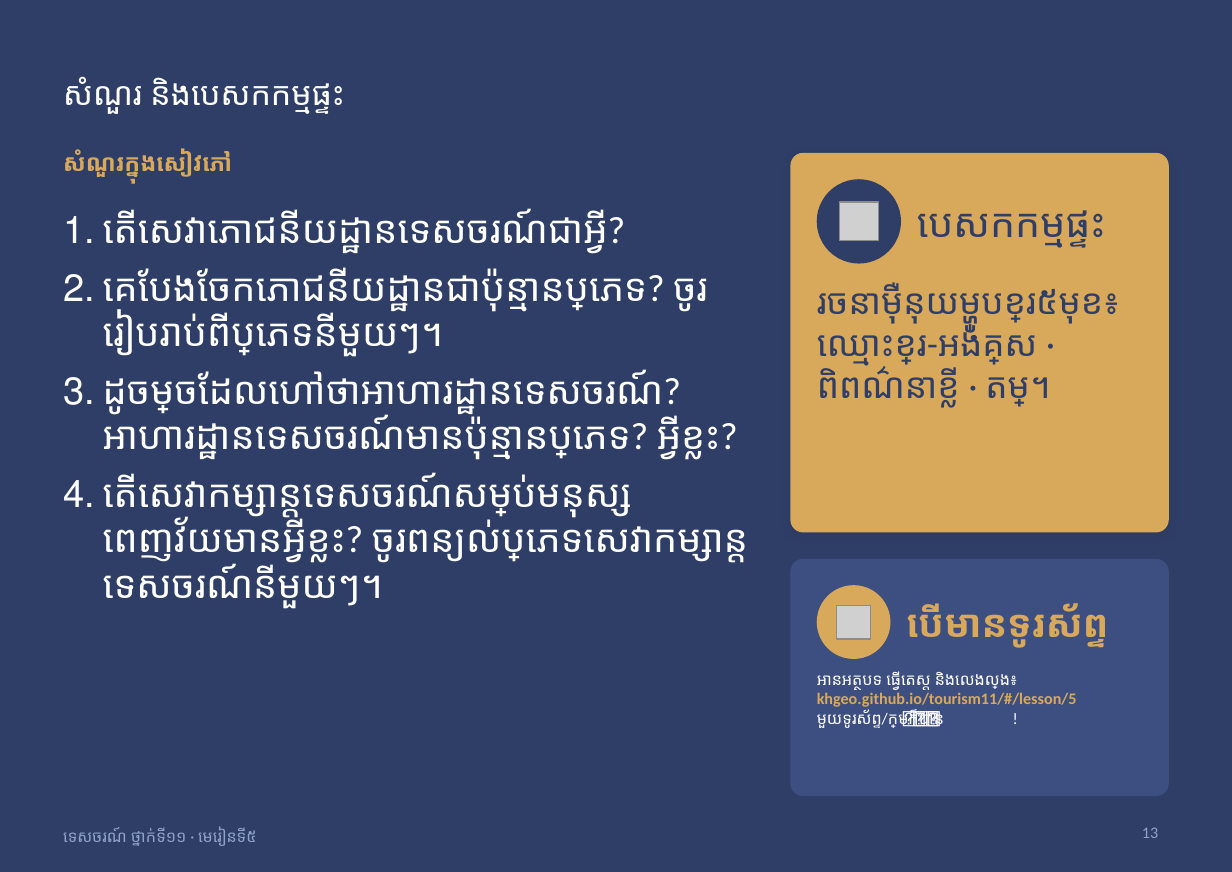
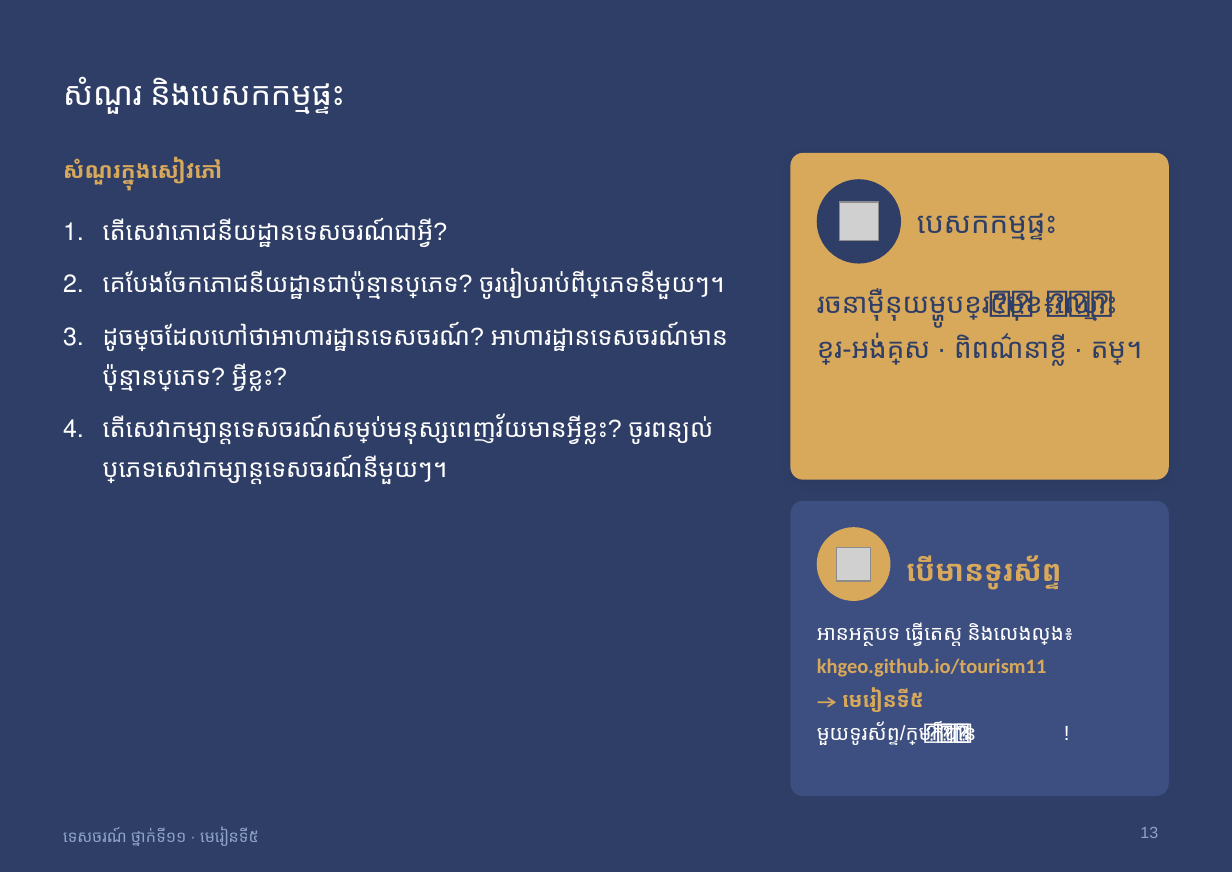
Before and after one commit to khgeo/tourism11, a slide deck: slide 13 of plan/slides/tourism11-lesson-05.pptx. Drawn at 1232x872 pixels with LibreOffice and Linux fonts; fonts in the diff are those of the drawing; grey boxes stand for pictures. Boxes give left, top, right and bottom in pixels: in the first picture for what was removed or moved away, otherwise in the second. Text is boxed around its words. In the diff, an @@ line names an element or a change of style, - is before the commit and + after.

```diff
--- a/plan/slides/tourism11-lesson-05.pptx
+++ b/plan/slides/tourism11-lesson-05.pptx
@@ text "សំណួរក្នុងសៀវភៅ" at (63, 158, 222, 184): size 16 to 15 pt, font Calibri to Arial; line spacing 1 to 1.35 @@
@@ rounded rectangle: place and size @@
-rounded rectangle at (790, 153, 1169, 532)
+rounded rectangle at (790, 153, 1169, 480)
@@ rounded rectangle at (790, 153, 1169, 480): proportions changed @@
@@ text "បេសកកម្មផ្ទះ" at (917, 213, 1057, 240): size 27 to 20 pt @@
@@ text "តើសេវាភោជនីយដ្ឋានទេសចរណ៍ជាអ្វី?" at (103, 218, 728, 484): size 26 to 17 pt, font Calibri to Arial; line spacing 1 to 1.35 @@
@@ text "រចនាម៉ឺនុយម្ហូបខ្មែរ៥មុខ៖ ឈ្មោះខ្មែរ-អង់គ្លេស · ពិពណ៌នាខ្លី  ..." at (817, 288, 1142, 366): size 24 to 19 pt, font Calibri to Arial; line spacing 1 to 1.35 @@
@@ rounded rectangle at (790, 501, 1169, 796): proportions changed @@
@@ rounded rectangle: place and size @@
-rounded rectangle at (790, 559, 1169, 796)
+rounded rectangle at (790, 501, 1169, 796)
@@ 1 picture, 1 text, 1 ellipse: place and size @@
-1 picture, 1 text, 1 ellipse at (817, 585, 1108, 659)
+1 picture, 1 text, 1 ellipse at (817, 527, 1061, 601)
@@ text "បើមានទូរស័ព្ទ" at (906, 555, 1061, 590): size 26 to 20 pt, font Calibri to Arial; line spacing 1 to 1.35 @@
@@ text at (817, 622, 1074, 747): size 11 to 14 pt, font Calibri to Arial in "អានអត្ថបទ ធ្វើតេស្ត និងលេងល្បែង៖", "មួយទូរស័ព្ទ/ក្រុម ក៏បាន!"; line spacing 1 to 1.35 @@
@@ text "អានអត្ថបទ ធ្វើតេស្ត និងលេងល្បែង៖": place and size @@
-text "អានអត្ថបទ ធ្វើតេស្ត និងលេងល្បែង៖" at (817, 671, 1077, 729)
+text "អានអត្ថបទ ធ្វើតេស្ត និងលេងល្បែង៖" at (817, 622, 1074, 747)
@@ text at (817, 658, 1047, 712): text changed; size 11 to 14 pt @@
-khgeo.github.io/tourism11/#/lesson/5
+khgeo.github.io/tourism11
+→ មេរៀនទី៥
@@ text "ទេសចរណ៍ ថ្នាក់ទី១១ · មេរៀនទី៥" at (63, 827, 259, 846): font Calibri to Arial @@
@@ page number at (1140, 827, 1158, 838): font Calibri to Arial @@
```
Also in this commit, not shown: 12 other slides changed, 23 other files.
